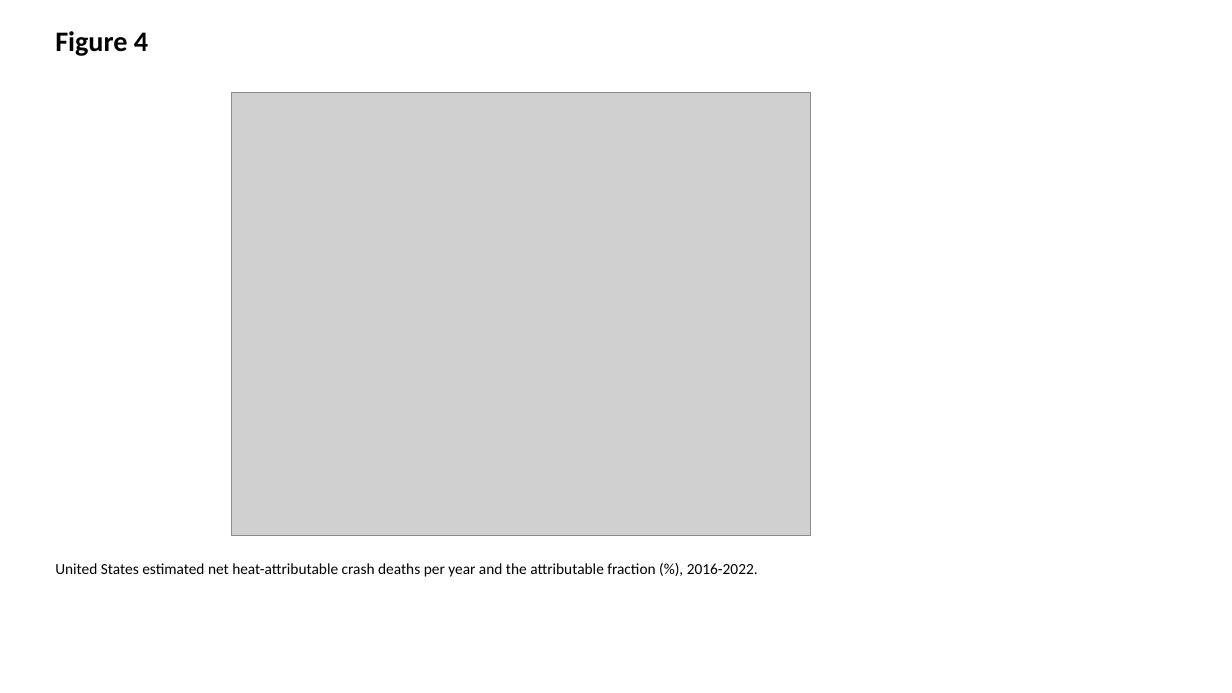
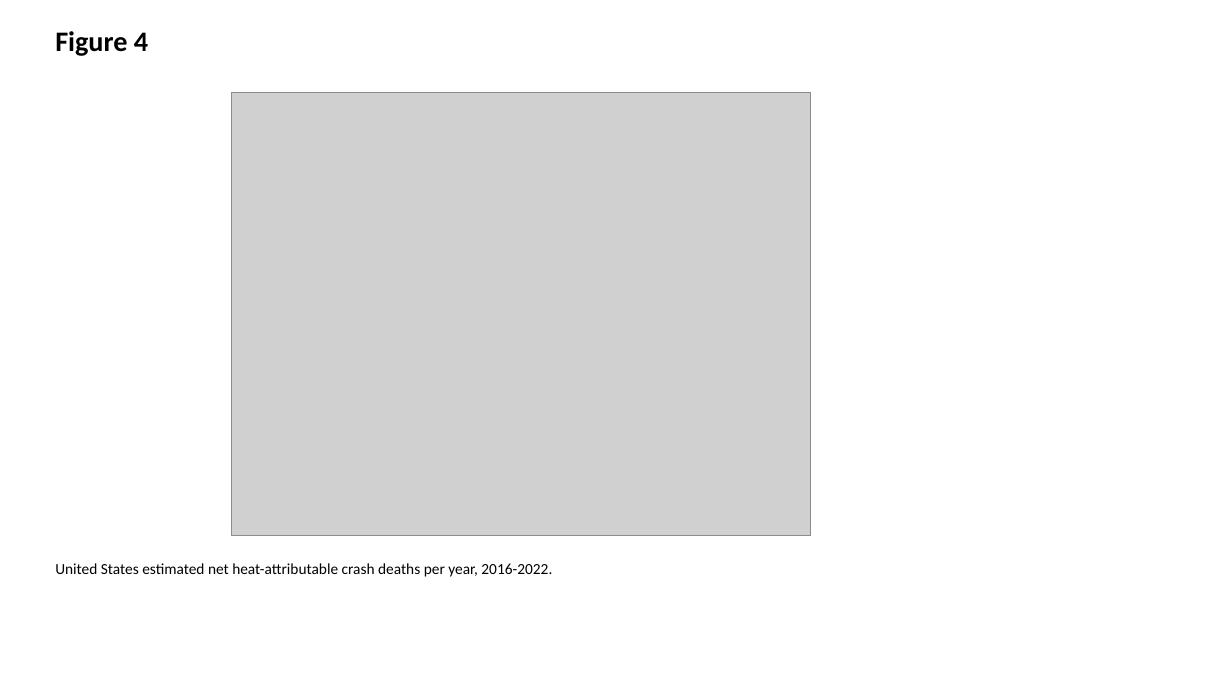
Before and after one commit to bougtoir/heat-accidents-mortality, a slide deck: slide 4 of heat_accidents_mortality/output/manuscript/figures.pptx. Drawn at 1232x693 pixels with LibreOffice and Linux fonts; fonts in the diff are those of the drawing; grey boxes stand for pictures. Boxes give left, top, right and bottom in pixels: in the first picture for what was removed or moved away, otherwise in the second. Text is boxed around its words. In the diff, an @@ line names an element or a change of style, - is before the commit and + after.

```diff
--- a/heat_accidents_mortality/output/manuscript/figures.pptx
+++ b/heat_accidents_mortality/output/manuscript/figures.pptx
@@ text at bbox=[55, 563, 552, 577]: text changed @@
-United States estimated net heat-attributable crash deaths per year and the attributable fraction (%), 2016-2022.
+United States estimated net heat-attributable crash deaths per year, 2016-2022.
```
Also in this commit, not shown: 3 other files.
